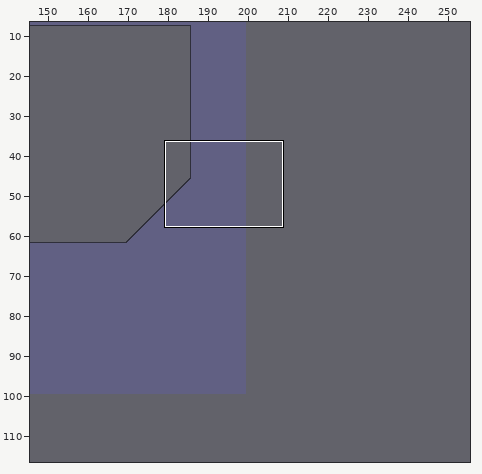
Level history. Tiled map: Game/assets/Maps/test.tmx. Above: a wide view before the commit, with the close-up outlined.
Close-up. Old version:
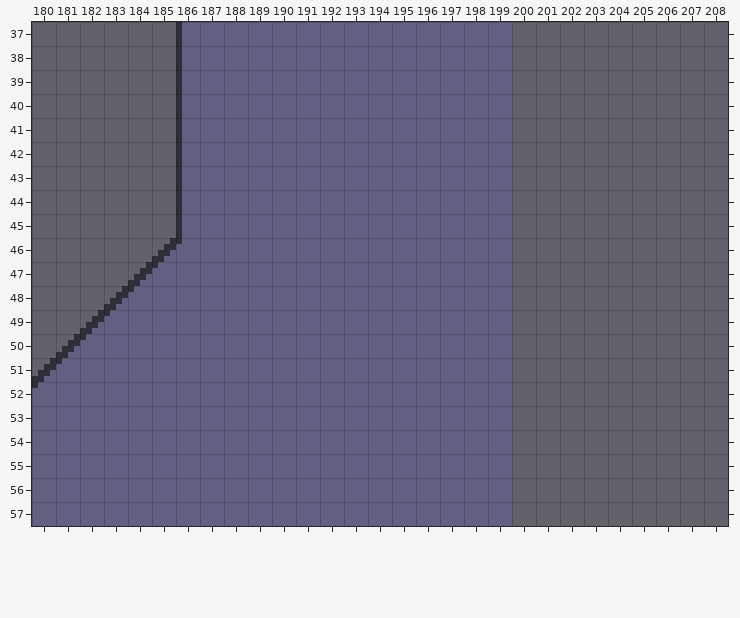
Cells are 4x4 px. Shown: x 180..208, y 37..57. The commit also changed other parts of the map, which this record leaves out. The old version is drawn lined up with the new one.
Now the later version:
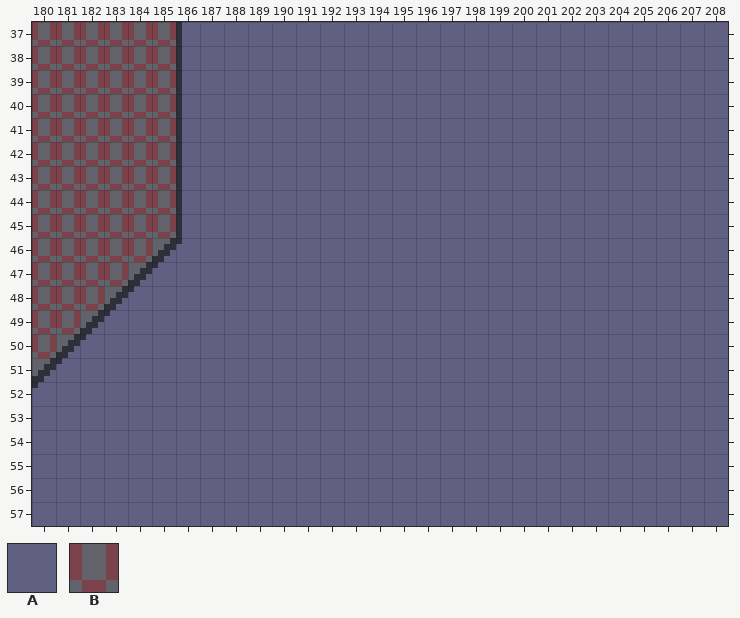
Key: from "ground": A 10; from "set": B 8.
_ is an empty cell, . an unchanged one.
Tiles of an added or newly shown layer are drawn over the layers below it.
Diff:
map size 200x100 -> 256x128 cells
--- layer "set" (now shown)
@@ x 180..185 @@
-37 ______
-38 ______
-39 ______
-40 ______
-41 ______
-42 ______
-43 ______
-44 ______
-45 ______
-46 _____.
-47 ____..
-48 ___...
-49 __....
-50 _.....
+37 BBBBBB
+38 BBBBBB
+39 BBBBBB
+40 BBBBBB
+41 BBBBBB
+42 BBBBBB
+43 BBBBBB
+44 BBBBBB
+45 BBBBBB
+46 BBBBB.
+47 BBBB..
+48 BBB...
+49 BB....
+50 B.....
--- layer "ground"
@@ x 200..208 @@
-37 _________
-38 _________
-39 _________
-40 _________
-41 _________
-42 _________
-43 _________
-44 _________
-45 _________
-46 _________
-47 _________
-48 _________
-49 _________
-50 _________
-51 _________
-52 _________
-53 _________
-54 _________
-55 _________
-56 _________
-57 _________
+37 AAAAAAAAA
+38 AAAAAAAAA
+39 AAAAAAAAA
+40 AAAAAAAAA
+41 AAAAAAAAA
+42 AAAAAAAAA
+43 AAAAAAAAA
+44 AAAAAAAAA
+45 AAAAAAAAA
+46 AAAAAAAAA
+47 AAAAAAAAA
+48 AAAAAAAAA
+49 AAAAAAAAA
+50 AAAAAAAAA
+51 AAAAAAAAA
+52 AAAAAAAAA
+53 AAAAAAAAA
+54 AAAAAAAAA
+55 AAAAAAAAA
+56 AAAAAAAAA
+57 AAAAAAAAA
